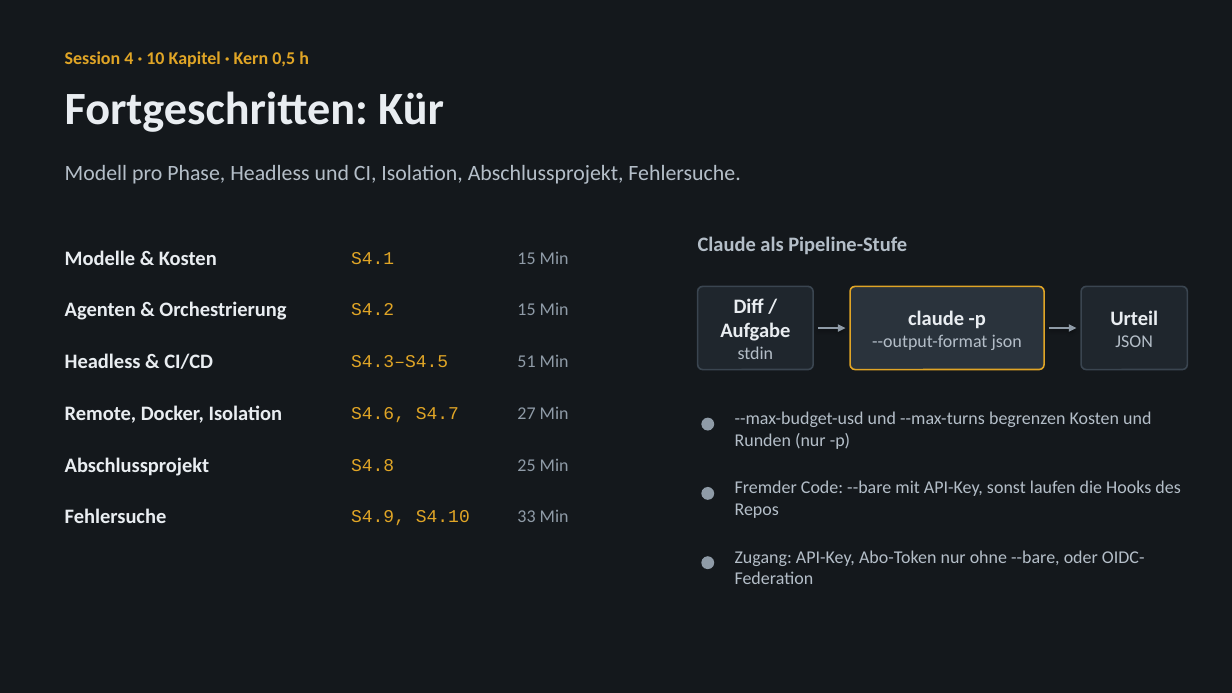
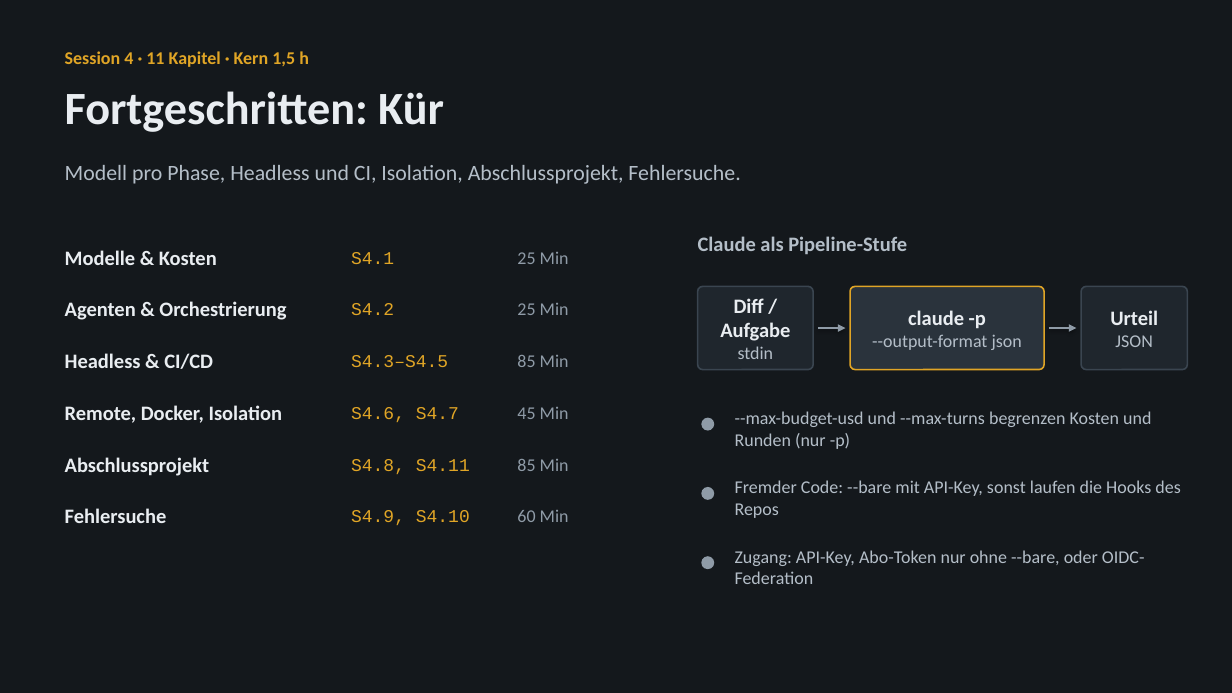
Before and after one commit to dynamic-dome/dynamic-workshop, a slide deck: slide 10 of resources/media/claude-code-praxisbibliothek.pptx. Drawn at 1232x693 pixels with LibreOffice and Linux fonts; fonts in the diff are those of the drawing. Boxes give left, top, right and bottom in pixels: in the first picture for what was removed or moved away, otherwise in the second. Text is boxed around its words. In the diff, an @@ line names an element or a change of style, - is before the commit and + after.

```diff
--- a/resources/media/claude-code-praxisbibliothek.pptx
+++ b/resources/media/claude-code-praxisbibliothek.pptx
@@ text at <box>65,51,309,67</box>: text changed @@
-Session 4 · 10 Kapitel · Kern 0,5 h
+Session 4 · 11 Kapitel · Kern 1,5 h
@@ text at <box>517,252,569,264</box>: text changed @@
-15 Min
+25 Min
@@ text at <box>517,303,569,315</box>: text changed @@
-15 Min
+25 Min
@@ text at <box>517,355,569,367</box>: text changed @@
-51 Min
+85 Min
@@ text at <box>517,407,569,419</box>: text changed @@
-27 Min
+45 Min
@@ text at <box>351,459,470,474</box>: text changed @@
-S4.8
+S4.8, S4.11
@@ text at <box>517,459,569,471</box>: text changed @@
-25 Min
+85 Min
@@ text at <box>517,510,569,522</box>: text changed @@
-33 Min
+60 Min
```
Also in this commit, not shown: 6 other slides changed, 1 other file.
